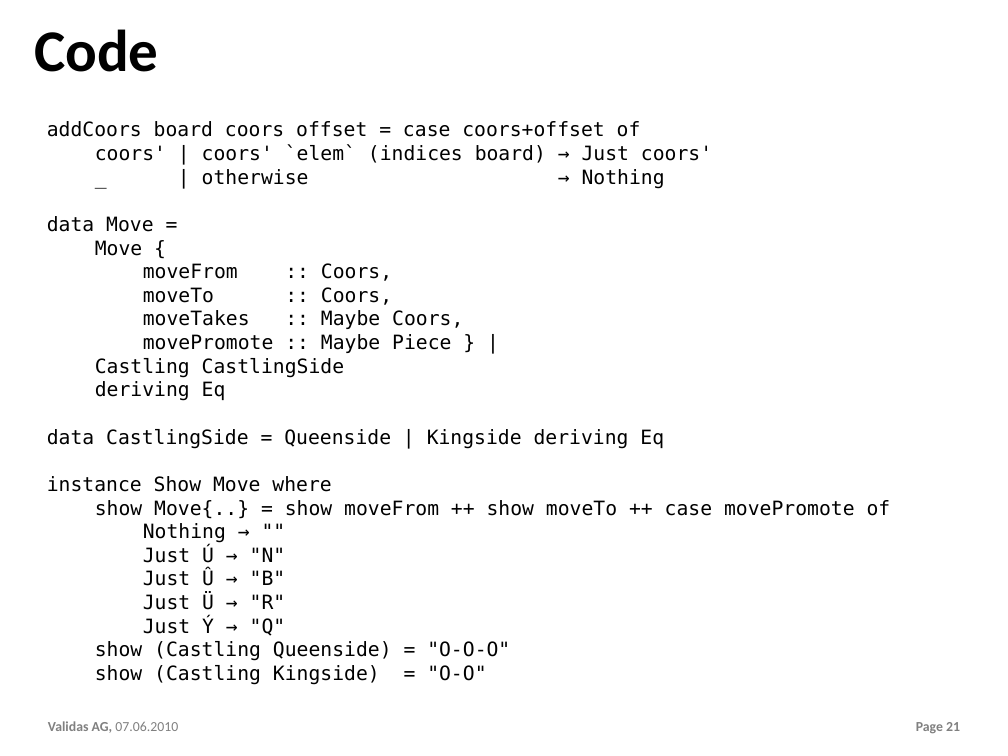
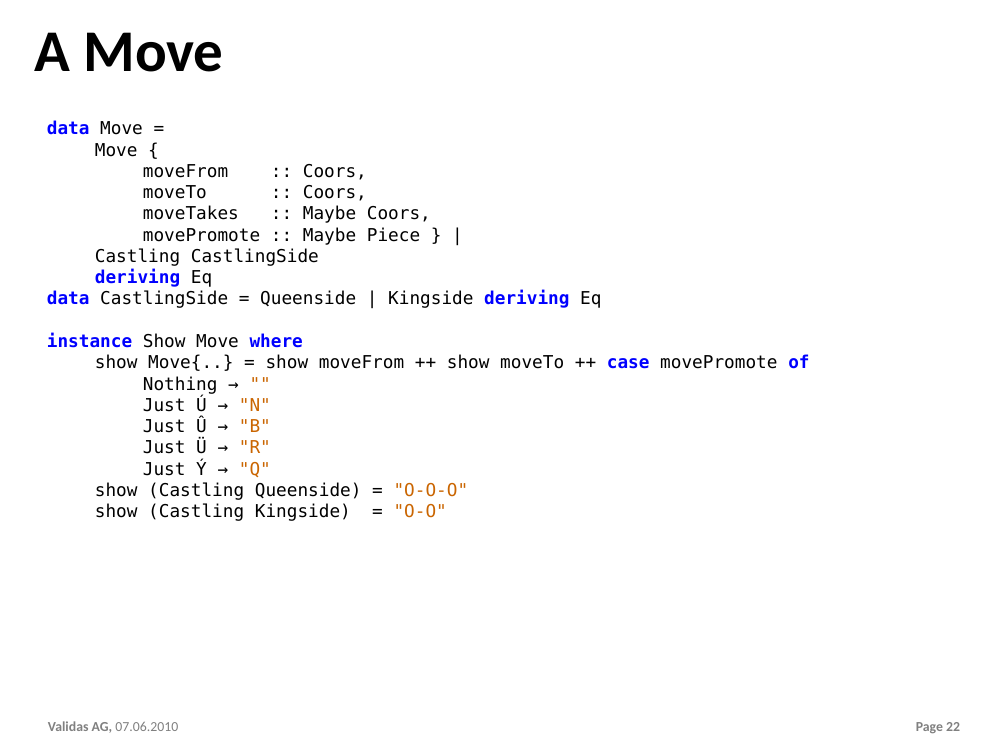
Before and after one commit to theoremprover/chess, a slide deck: slide 22 of ppt/Chess200.pptx (slide 21 before the commit). Drawn at 1008x756 pixels with LibreOffice and Linux fonts; fonts in the diff are those of the drawing; background and template pictures are left out. Boxes give left, top, right and bottom in pixels: in the first picture for what was removed or moved away, otherwise in the second. Text is boxed around its words. In the diff, an @@ line names an element or a change of style, - is before the commit and + after.

```diff
--- a/ppt/Chess200.pptx
+++ b/ppt/Chess200.pptx
@@ title at <box>34,32,223,72</box>: text changed @@
-Code
+A Move
@@ text "data Move =" at <box>47,120,809,521</box>: size 20 to 18 pt, highlight none to #FFFFFF; text colour #000000 to #0000FF, bold on in "data", "deriving", "data deriving", "instance where" and 1 more places; text colour #000000 to #CA6500 in """", ""N"", ""B"", ""R"" and 3 more places @@
@@ text at <box>47,121,712,189</box>: paragraphs removed @@
-addCoors board coors offset = case coors+offset of
-coors' | coors' `elem` (indices board) → Just coors'
-_ | otherwise → Nothing
@@ page number at <box>916,722,960,733</box>: text changed @@
-Page 21
+Page 22
```
Also in this commit, not shown: 5 other slides changed, 9 slides added, 2 other files.
